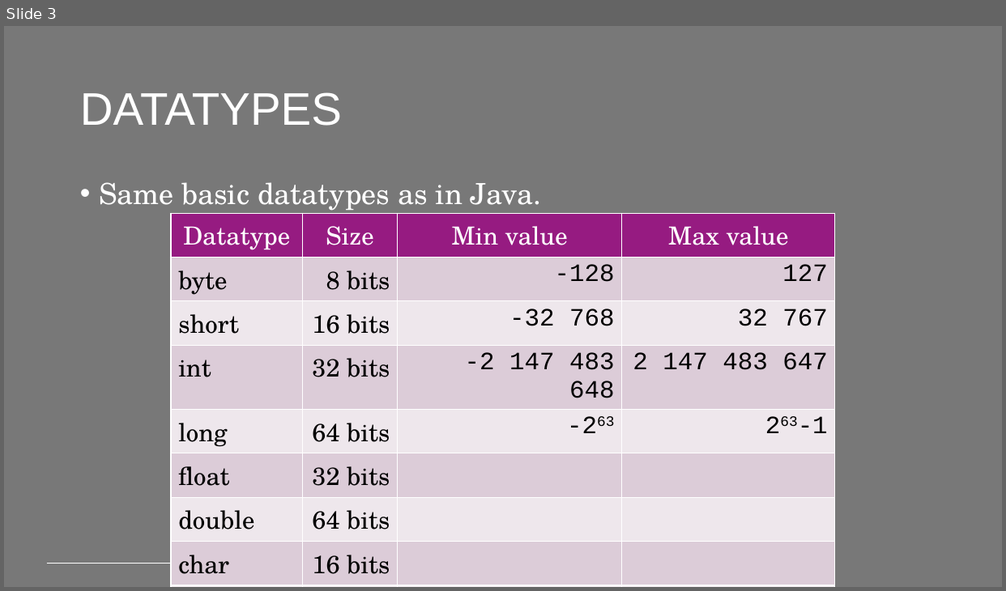
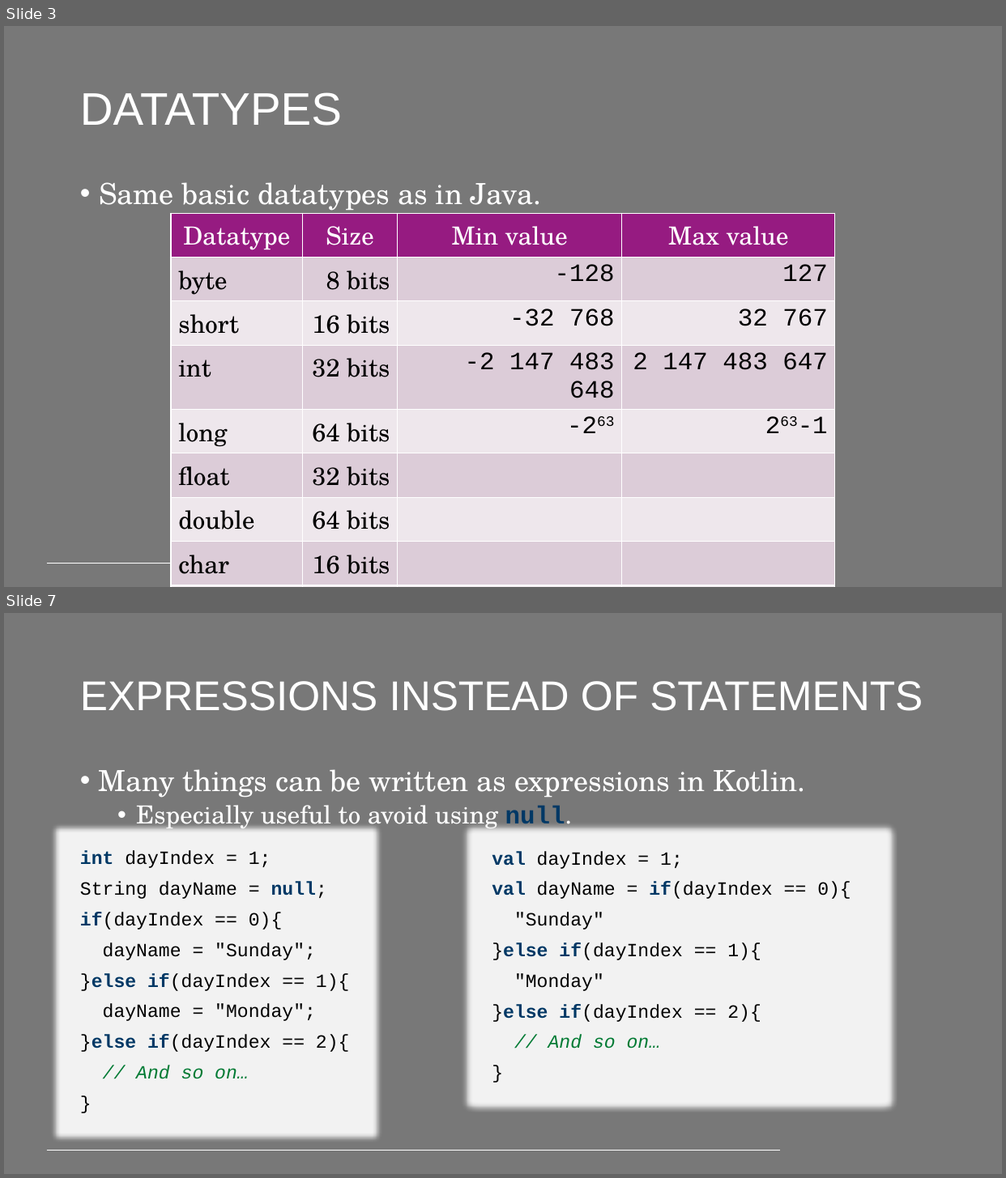
Before and after one commit to PeppeL-G/course-material, a slide deck: src/lectures/kotlin/kotlin.pptx. Shown one above the other, each under a label of ours: slide 3 before the commit, slides 3 and 7 after it; the slides between them are not shown. The pictures are 1006x591 and 1006x1178 pixels, drawn with LibreOffice and Linux fonts; fonts in the diff are those of the drawing; background and template pictures are left out. Boxes give left, top, right and bottom in pixels: in the first picture for what was removed or moved away, otherwise in the second. Text is boxed around its words. In the diff, an @@ line names an element or a change of style, - is before the commit and + after.

Commit message:
Added Kotlin lecture

```diff
--- a/src/lectures/kotlin/kotlin.pptx
+++ b/src/lectures/kotlin/kotlin.pptx
@@ slide 7 added at (4,613,1002,1174), background #787878; not listed: 1 template element that a slide beside it also shows @@
@@ title added at (80,681,923,711), 40 pt, text #FFFFFF @@
+EXPRESSIONS INSTEAD OF STATEMENTS
@@ text added at (99,769,806,832), 28 pt, text #FFFFFF @@
+• Many things can be written as expressions in Kotlin.
+  • Especially useful to avoid using null.
@@ text added at (80,851,350,1080), 18 pt, text #000000 @@
+int dayIndex = 1;
+String dayName = null;
+if(dayIndex == 0){
+dayName = "Sunday";
+}else if(dayIndex == 1){
+dayName = "Monday";
+}else if(dayIndex == 2){
+// And so on…
+}
@@ text added at (492,851,851,1049), 18 pt, text #000000 @@
+val dayIndex = 1;
+val dayName = if(dayIndex == 0){
+"Sunday"
+}else if(dayIndex == 1){
+"Monday"
+}else if(dayIndex == 2){
+// And so on…
+}
```
Also in this commit, not shown: 21 slides changed, 1 other slide added, 3 other files.
